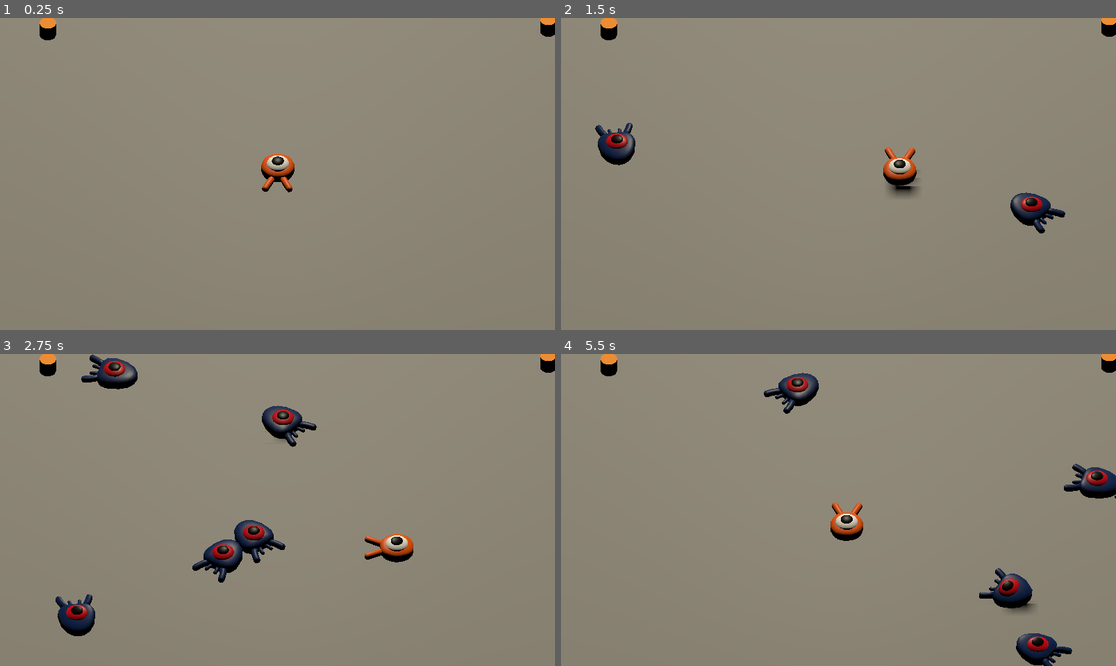
Above: before the commit, frames 1-4 (two rows, left to right).
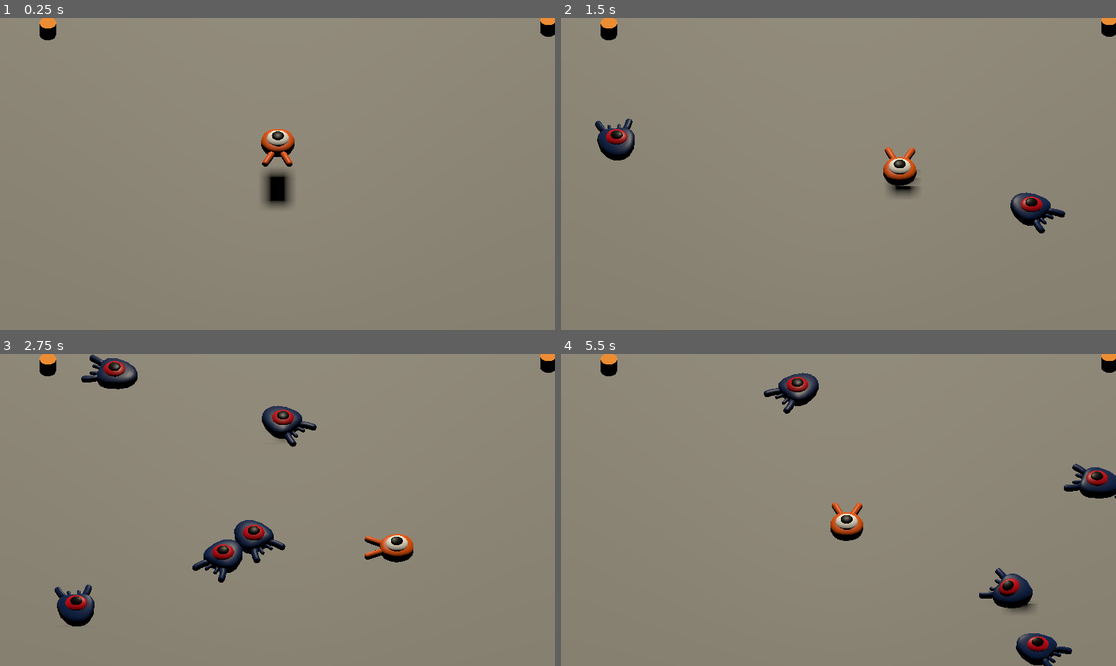
Above: after the commit, the same moments.

Repository: o4ugDF54PlqU/DalSegno-Godot
Game: Godot game, scene res://scenes/node_3d.tscn
Same seed, same stepped clock (60 frames per second), same inputs: the game is played once before the commit and once after it.
Inputs:
- Up to frame 1 (0.25 s): no input
- Up to frame 2 (1.5 s): hold Right (move_right) 0.53-1.28 s; tap Space (jump) at 0.77 s; hold Down (move_back) from 1.28 s (still down)
- Up to frame 3 (2.75 s): tap Space (jump) at 1.52 s; release Down (move_back) at 2.03 s; hold Right (move_right) from 2.03 s (still down)
- Up to frame 4 (5.5 s): release Right (move_right) at 2.78 s; hold Up (move_forward) 2.78-3.53 s; tap Space (jump) at 3.02, 3.77, 4.52 s; hold Left (move_left) 3.53-5.03 s; hold Down (move_back) from 5.03 s (still down)

The runs differ from the first frame. In frame 1, 1.2% of the frame differs, in the area x 47-54%, y 35-61%; in frame 2, 0.6%; in frame 3, 0.8%; in frame 4, less than 0.1%.

Commit message:
Update node_3d.tscn

Diff:
--- a/scenes/node_3d.tscn
+++ b/scenes/node_3d.tscn
@@ -42,6 +42,7 @@
 shadow_enabled = true
 
 [node name="Player" parent="." instance=ExtResource("1_7s84q")]
+transform = Transform3D(1, 0, 0, 0, 1, 0, 0, 0, 1, 0, 2.99404, 0)
 
 [node name="CameraPivot" type="Marker3D" parent="."]
 transform = Transform3D(1, 0, 0, 0, 0.707107, 0.707107, 0, -0.707107, 0.707107, 0, 0, 0)
